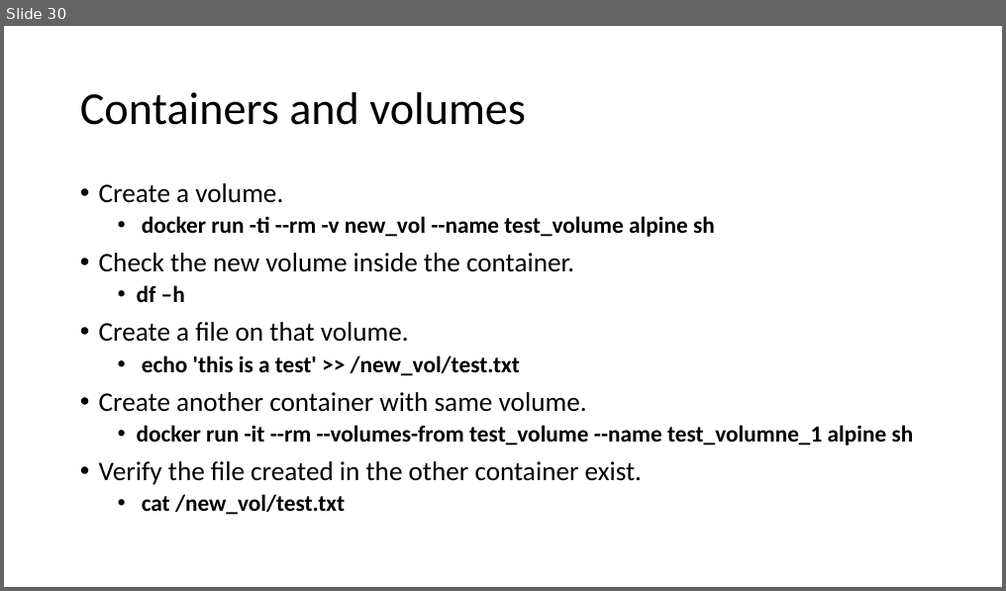
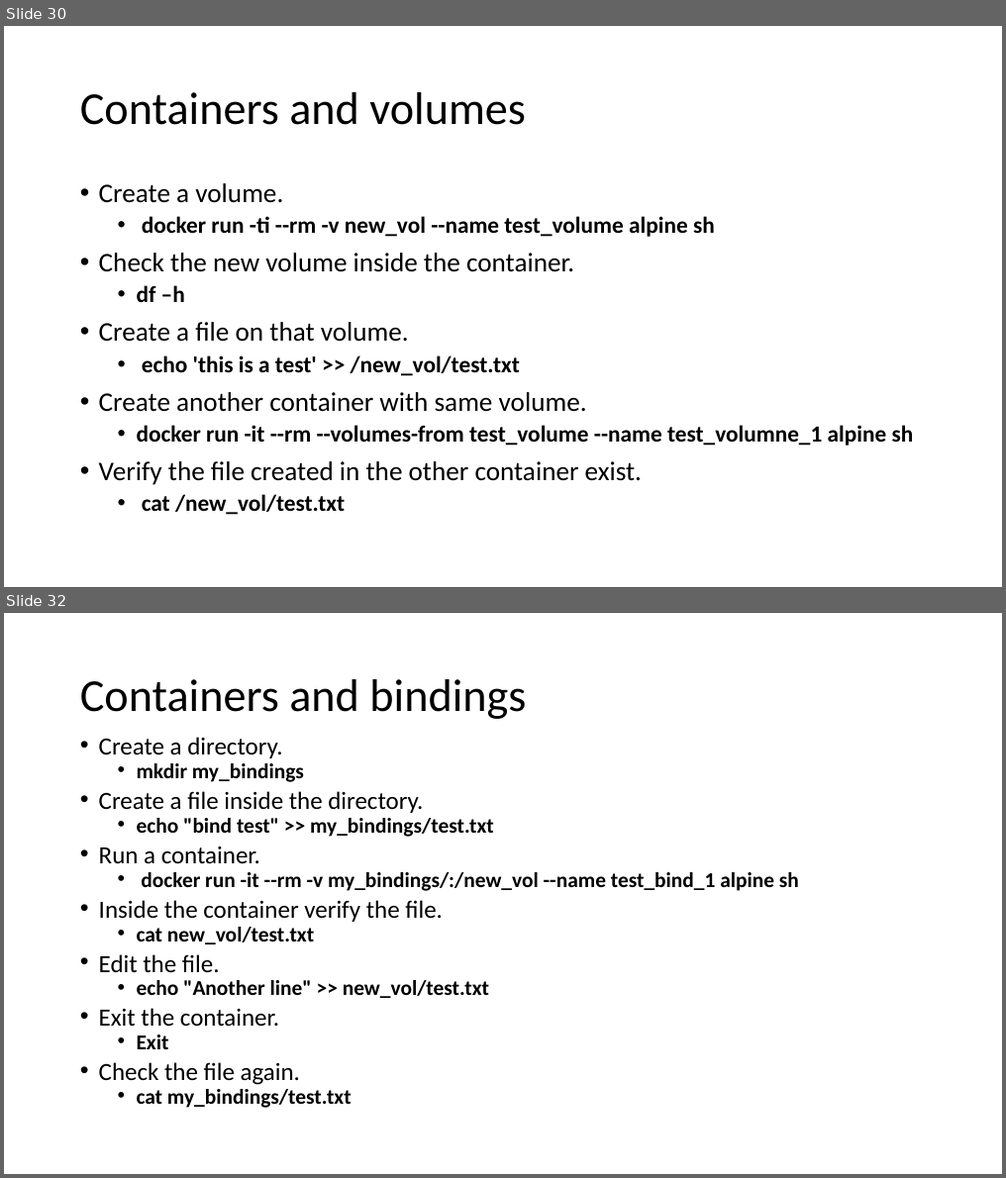
Before and after one commit to rogerscuall/docker-presentation, a slide deck: Docker presentation.pptx. Shown one above the other, each under a label of ours: slide 30 before the commit, slides 30 and 32 after it; the slides between them are not shown. The pictures are 1006x591 and 1006x1178 pixels, drawn with LibreOffice and Linux fonts; fonts in the diff are those of the drawing. Boxes give left, top, right and bottom in pixels: in the first picture for what was removed or moved away, otherwise in the second. Text is boxed around its words. In the diff, an @@ line names an element or a change of style, - is before the commit and + after.

Commit message:
update for the storage type bindings

```diff
--- a/Docker presentation.pptx
+++ b/Docker presentation.pptx
@@ slide 32 added at (4,613,1002,1174), background #FFFFFF @@
@@ title added at (80,679,526,719), 44 pt, text #000000 @@
+Containers and bindings
@@ text added at (99,737,799,1108), 20.4 pt, text #000000, bold @@
+• Create a directory.
+  • mkdir my_bindings
+• Create a file inside the directory.
+  • echo "bind test" >> my_bindings/test.txt
+• Run a container.
+  • docker run -it --rm -v my_bindings/:/new_vol --name test_bind_1 alpine sh
+• Inside the container verify the file.
+  • cat new_vol/test.txt
+• Edit the file.
+  • echo "Another line" >> new_vol/test.txt
+• Exit the container.
+  • Exit
+• Check the file again.
+  • cat my_bindings/test.txt
```
Also in this commit, not shown: 7 slides changed, 3 other slides added, 1 other file.
